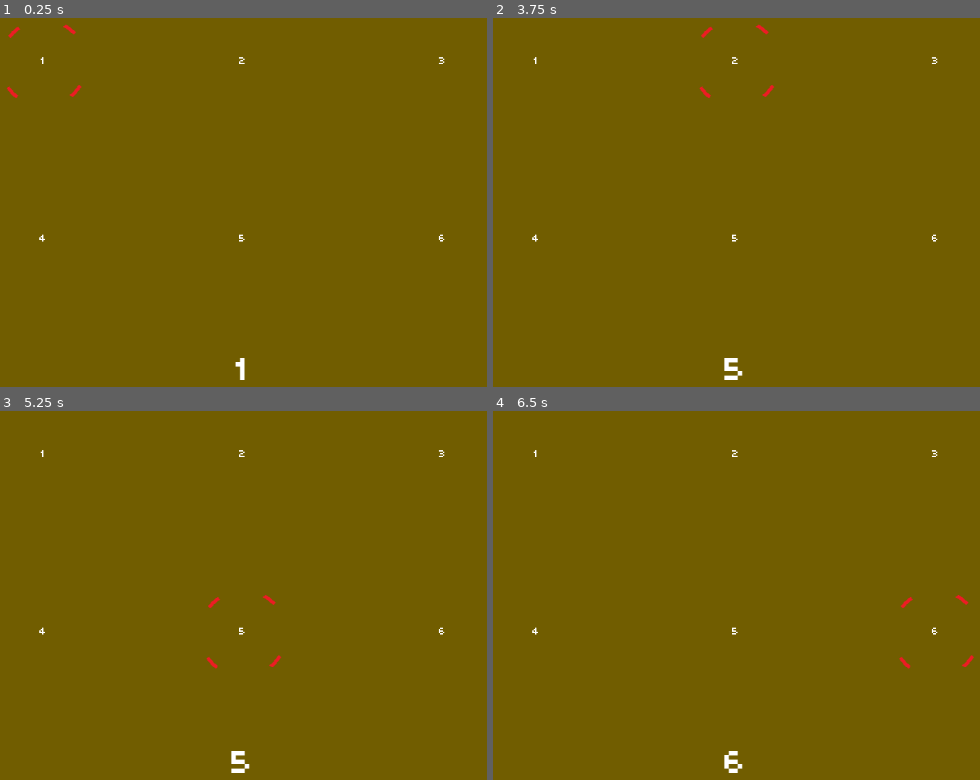
Above: before the commit, frames 1-4 (two rows, left to right).
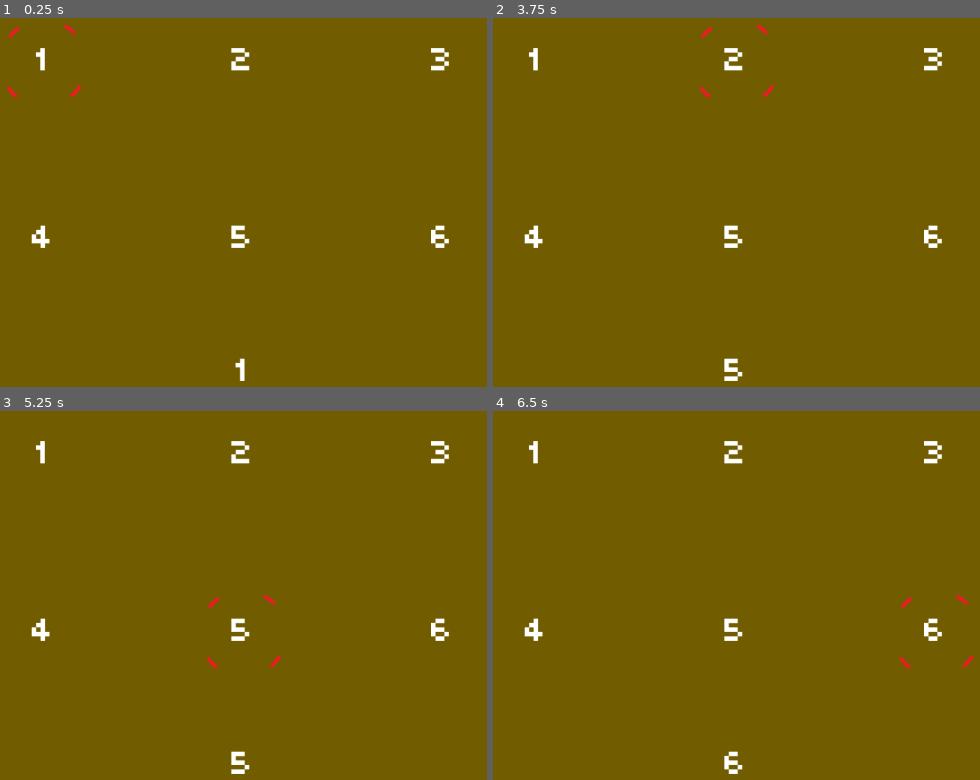
Above: after the commit, the same moments.

Repository: sdepouw/mathematics-and-cheese
Game: Godot game, scene res://Scenes/Main/main.tscn
The game is run twice, just before and just after one commit, with the same random seed, the same clock (stepped at 60 frames per second) and the same inputs.
Inputs:
- Up to frame 1 (0.25 s): no input
- Up to frame 2 (3.75 s): tap Enter at 0.5, 2, 3.5 s; hold D (move_right) 0.53-1.28 s; tap Space (fire) at 0.6, 1.25, 1.35, 2.1, 2.75, 2.85, 3.6 s; hold S (move_down) 1.28-2.03 s; hold D (move_right) 2.03-2.78 s; hold W (move_up) 2.78-3.53 s; hold A (move_left) from 3.53 s (still down)
- Up to frame 3 (5.25 s): tap Space (fire) at 4.25, 4.35, 5.1 s; release A (move_left) at 5.03 s; hold S (move_down) from 5.03 s (still down)
- Up to frame 4 (6.5 s): release S (move_down) at 5.78 s; hold D (move_right) from 5.78 s (still down); tap Space (fire) at 5.85 s

The runs differ from the first frame. In frame 1, 0.8% of the frame differs, in the area x 6-93%, y 8-99%; in frame 2, 0.9%; in frame 3, 0.9%; in frame 4, 0.9%.

Commit message:
Use base_theme as default for project
No longer have to set the Theme property on every node

Diff:
--- a/Game/Assets/Fonts/poco/Poco.tres
+++ /dev/null
@@ -1,21 +0,0 @@
-[gd_resource type="FontFile" load_steps=2 format=3 uid="uid://c3gilp1mqllvg"]
-
-[ext_resource type="FontFile" uid="uid://cdsulrg8628fw" path="res://Assets/Fonts/poco/Poco.ttf" id="1"]
-
-[resource]
-fallbacks = Array[Font]([ExtResource("1")])
-cache/0/16/0/ascent = 0.0
-cache/0/16/0/descent = 0.0
-cache/0/16/0/underline_position = 0.0
-cache/0/16/0/underline_thickness = 0.0
-cache/0/16/0/scale = 1.0
-cache/0/50/0/ascent = 0.0
-cache/0/50/0/descent = 0.0
-cache/0/50/0/underline_position = 0.0
-cache/0/50/0/underline_thickness = 0.0
-cache/0/50/0/scale = 1.0
-cache/0/64/0/ascent = 0.0
-cache/0/64/0/descent = 0.0
-cache/0/64/0/underline_position = 0.0
-cache/0/64/0/underline_thickness = 0.0
-cache/0/64/0/scale = 1.0
--- a/Game/Scenes/HUD/hud.tscn
+++ b/Game/Scenes/HUD/hud.tscn
@@ -1,11 +1,8 @@
-[gd_scene load_steps=2 format=3 uid="uid://cfdil1vt2522f"]
-
-[ext_resource type="Theme" uid="uid://u6cwubtei5fr" path="res://Assets/Themes/base_theme.tres" id="1_33i1w"]
+[gd_scene format=3 uid="uid://cfdil1vt2522f"]
 
 [node name="HUD" type="CanvasLayer"]
 
 [node name="ScoreLabel" type="Label" parent="."]
 offset_right = 128.0
 offset_bottom = 38.0
-theme = ExtResource("1_33i1w")
 text = "00000"
--- a/Game/Scenes/Main/main.tscn
+++ b/Game/Scenes/Main/main.tscn
@@ -1,8 +1,7 @@
-[gd_scene load_steps=5 format=3 uid="uid://du0qdv00hfe3g"]
+[gd_scene load_steps=4 format=3 uid="uid://du0qdv00hfe3g"]
 
 [ext_resource type="Script" uid="uid://75y8glss6r2g" path="res://Scenes/Main/main.gd" id="1_1r6ip"]
 [ext_resource type="PackedScene" uid="uid://u0p710ebviv6" path="res://Scenes/Target/target.tscn" id="2_lixft"]
-[ext_resource type="FontFile" uid="uid://c3gilp1mqllvg" path="res://Assets/Fonts/poco/Poco.tres" id="3_qw60k"]
 [ext_resource type="Texture2D" uid="uid://k78lbssqjiui" path="res://Assets/Art/Reticle.png" id="4_5yls4"]
 
 [node name="Main" type="Node"]
@@ -46,13 +45,11 @@
 anchor_right = 0.5
 anchor_bottom = 1.0
 offset_left = -20.0
-offset_top = -130.0
+offset_top = -89.0
 offset_right = 20.0
-offset_bottom = -52.0
+offset_bottom = -51.0
 grow_horizontal = 2
 grow_vertical = 0
-theme_override_fonts/font = ExtResource("3_qw60k")
-theme_override_font_sizes/font_size = 64
 text = "1"
 horizontal_alignment = 1
 vertical_alignment = 1
--- a/Game/Scenes/Target/target.tscn
+++ b/Game/Scenes/Target/target.tscn
@@ -1,7 +1,6 @@
-[gd_scene load_steps=3 format=3 uid="uid://u0p710ebviv6"]
+[gd_scene load_steps=2 format=3 uid="uid://u0p710ebviv6"]
 
 [ext_resource type="Script" uid="uid://jg7e35yabitp" path="res://Scenes/Target/target.gd" id="1_tbd3m"]
-[ext_resource type="FontFile" uid="uid://cdsulrg8628fw" path="res://Assets/Fonts/poco/Poco.ttf" id="2_jd5eg"]
 
 [node name="Target" type="Marker2D"]
 script = ExtResource("1_tbd3m")
@@ -11,7 +10,5 @@
 offset_top = -17.0
 offset_right = 20.0
 offset_bottom = 7.0
-theme_override_fonts/font = ExtResource("2_jd5eg")
-theme_override_font_sizes/font_size = 20
 horizontal_alignment = 1
 vertical_alignment = 1
--- a/Game/project.godot
+++ b/Game/project.godot
@@ -45,6 +45,10 @@
 
 project/assembly_name="Cheese"
 
+[gui]
+
+theme/custom="uid://u6cwubtei5fr"
+
 [input]
 
 move_left={
Not shown, changed: Game/Assets/Fonts/poco/Poco.ttf.import
